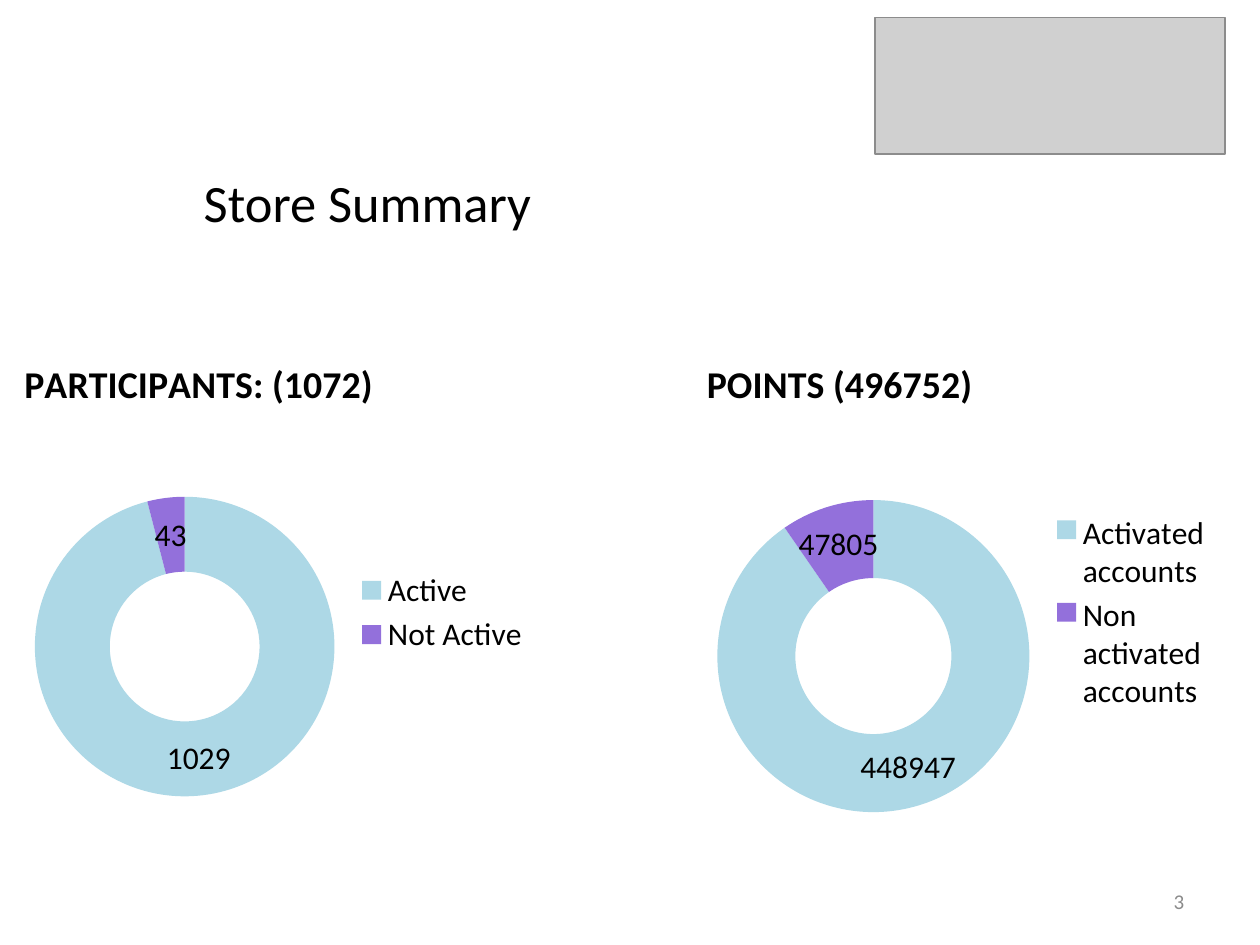
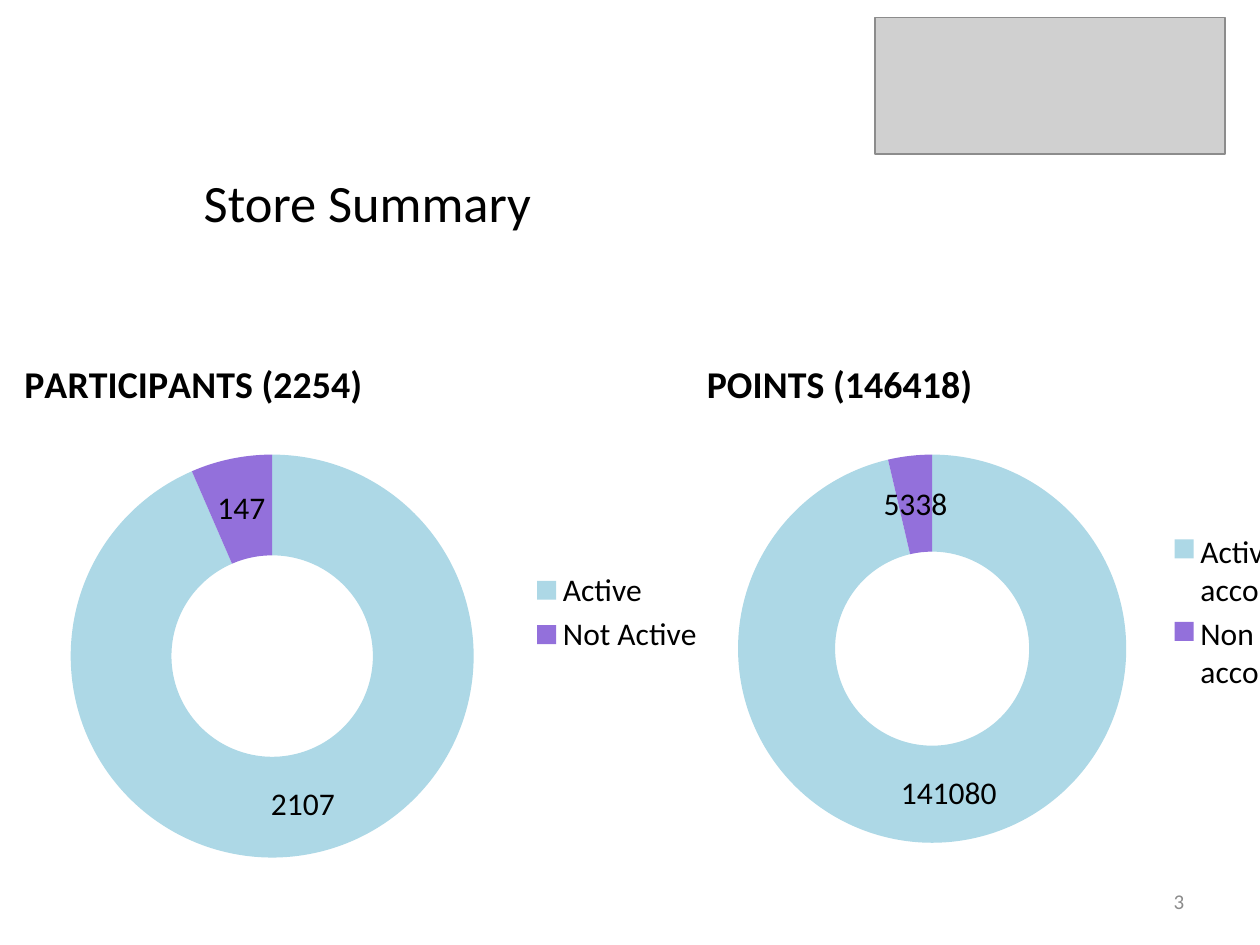
Before and after one commit to avtarsit/Cordoba, a slide deck: slide 3 of CordobaAPI/Files/Monthly Report.pptx. Drawn at 1260x945 pixels with LibreOffice and Linux fonts; fonts in the diff are those of the drawing; grey boxes stand for pictures. Boxes give left, top, right and bottom in pixels: in the first picture for what was removed or moved away, otherwise in the second. Text is boxed around its words. In the diff, an @@ line names an element or a change of style, - is before the commit and + after.

```diff
--- a/CordobaAPI/Files/Monthly Report.pptx
+++ b/CordobaAPI/Files/Monthly Report.pptx
@@ doughnut chart at (x1=18, y1=350, x2=718, y2=876) @@
@@ title "PARTICIPANTS: (1072)" to "PARTICIPANTS (2254)" @@
@@ Series 1, Active: 1029 to 2107 @@
@@ Series 1, Not Active: 43 to 147 @@
@@ doughnut chart resized from (x1=18, y1=350, x2=543, y2=876) to (x1=18, y1=350, x2=718, y2=876) @@
@@ doughnut chart at (x1=701, y1=350, x2=1260, y2=876) @@
@@ title "POINTS (496752)" to "POINTS (146418)" @@
@@ Series 1, Activated accounts: 448947 to 141080 @@
@@ Series 1, Non activated accounts: 47805 to 5338 @@
@@ doughnut chart resized from (x1=701, y1=350, x2=1226, y2=876) to (x1=701, y1=350, x2=1260, y2=876) @@
```
Also in this commit, not shown: 5 other slides changed, 19 other files.
